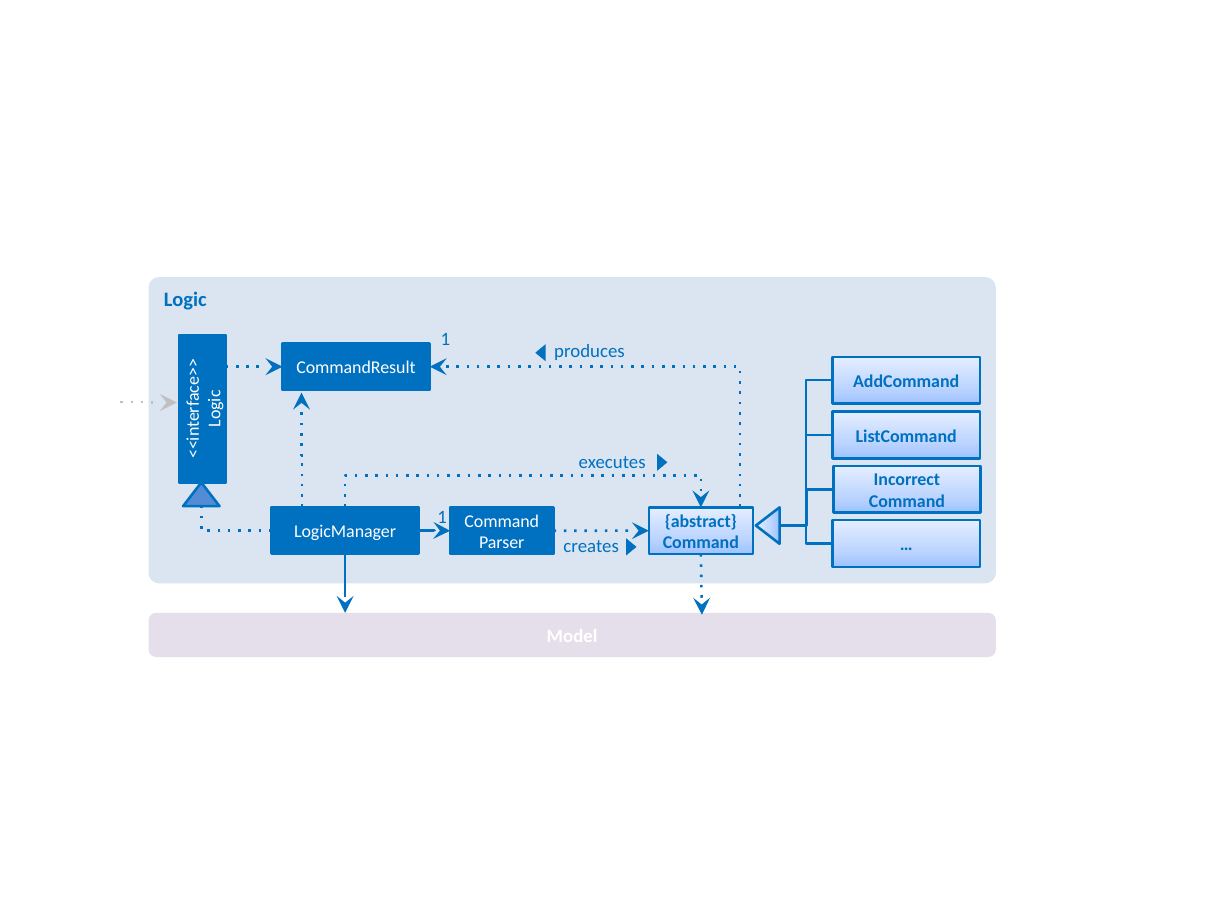
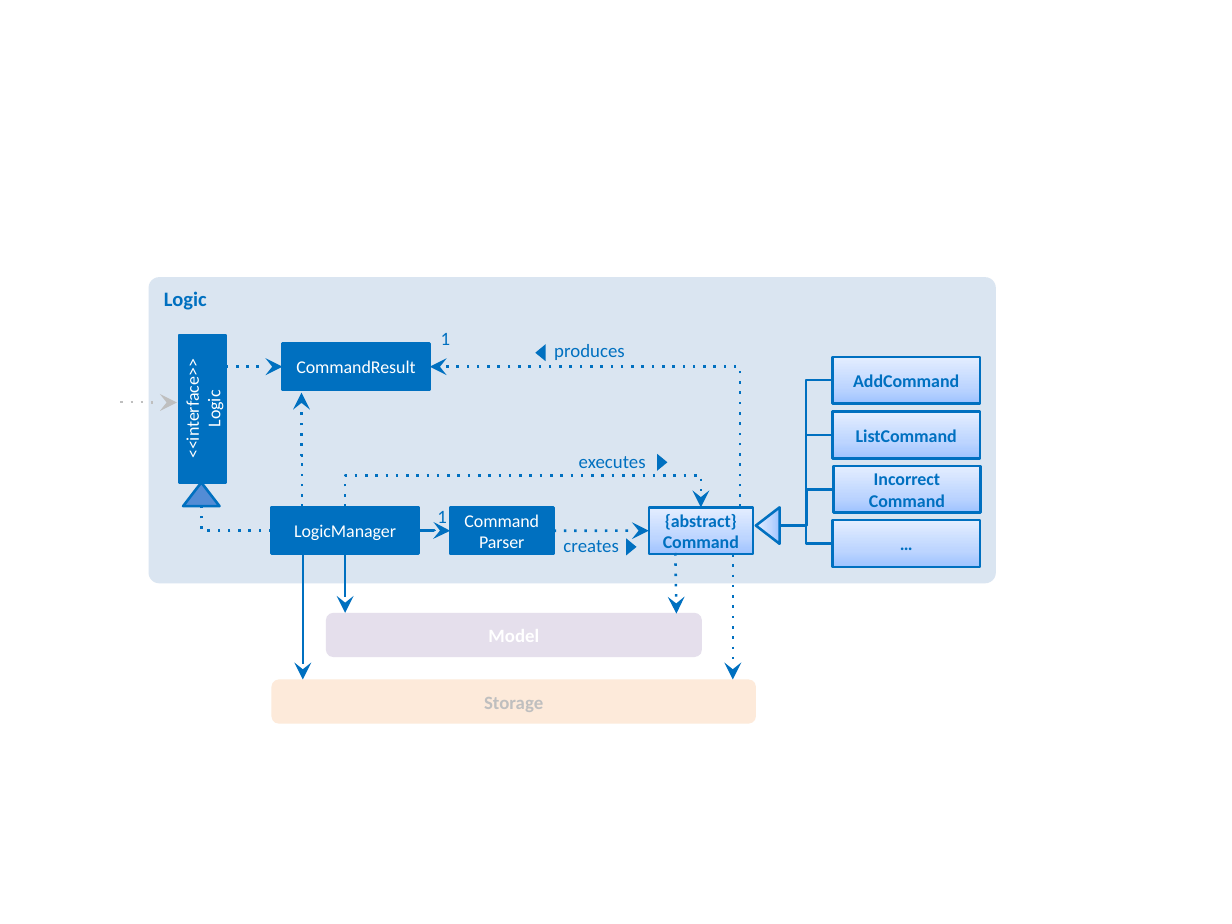
Before and after one commit to CS2103AUG2016-W10-C1/addressbook-level4, a slide deck: slide 7 of docs/diagrams/Diagrams.pptx (slide 6 before the commit). Drawn at 1232x924 pixels with LibreOffice and Linux fonts; fonts in the diff are those of the drawing. Boxes give left, top, right and bottom in pixels: in the first picture for what was removed or moved away, otherwise in the second. Text is boxed around its words. In the diff, an @@ line names an element or a change of style, - is before the commit and + after.

```diff
--- a/docs/diagrams/Diagrams.pptx
+++ b/docs/diagrams/Diagrams.pptx
@@ arrow added from (303, 556) to (303, 680), #0070C0 1.5 pt @@
@@ arrow moved from (701, 554) - (702, 615) to (675, 553) - (676, 614) @@
@@ arrow added from (733, 554) to (733, 680), #0070C0 1.5 pt dashed @@
@@ rounded rectangle: place and size @@
-rounded rectangle at (149, 612, 997, 657)
+rounded rectangle at (326, 612, 702, 657)
@@ rounded rectangle added at (271, 680, 755, 724), fill #FDEADA, 11 pt, text #BFBFBF, bold @@
+Storage
```
Also in this commit, not shown: 4 other slides changed, 2 slides added, 7 other files.
